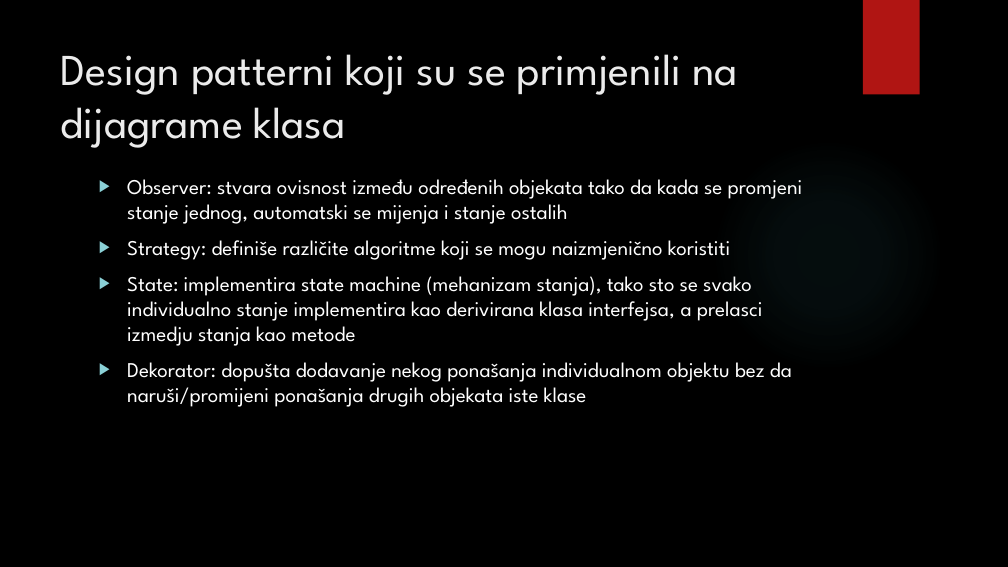
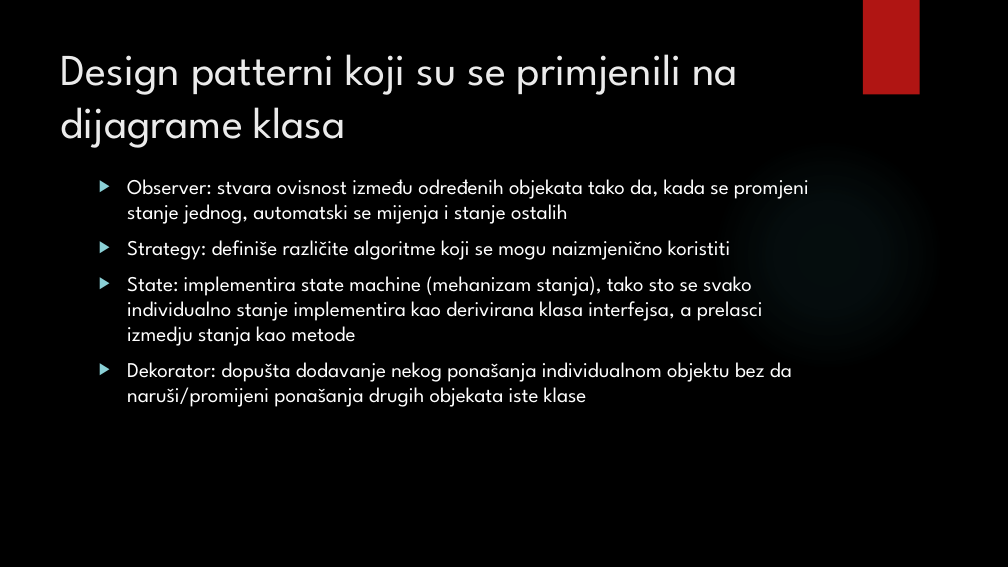
Before and after one commit to ooad-2015-2016/Brat-741, a slide deck: slide 15 of Špijunska agencija.pptx. Drawn at 1008x567 pixels with LibreOffice and Linux fonts; fonts in the diff are those of the drawing; background and template pictures are left out. Boxes give left, top, right and bottom in pixels: in the first picture for what was removed or moved away, otherwise in the second. Text is boxed around its words. In the diff, an @@ line names an element or a change of style, - is before the commit and + after.

```diff
--- a/Špijunska agencija.pptx
+++ b/Špijunska agencija.pptx
@@ text at bbox=[127, 179, 809, 224]: text changed @@
-▶ Observer: stvara ovisnost između određenih objekata tako da kada se promjeni stanje jednog, automatski se mijenja i stanje ostalih
+▶ Observer: stvara ovisnost između određenih objekata tako da, kada se promjeni stanje jednog, automatski se mijenja i stanje ostalih
```
Also in this commit, not shown: 4 other slides changed, 1 other file.
